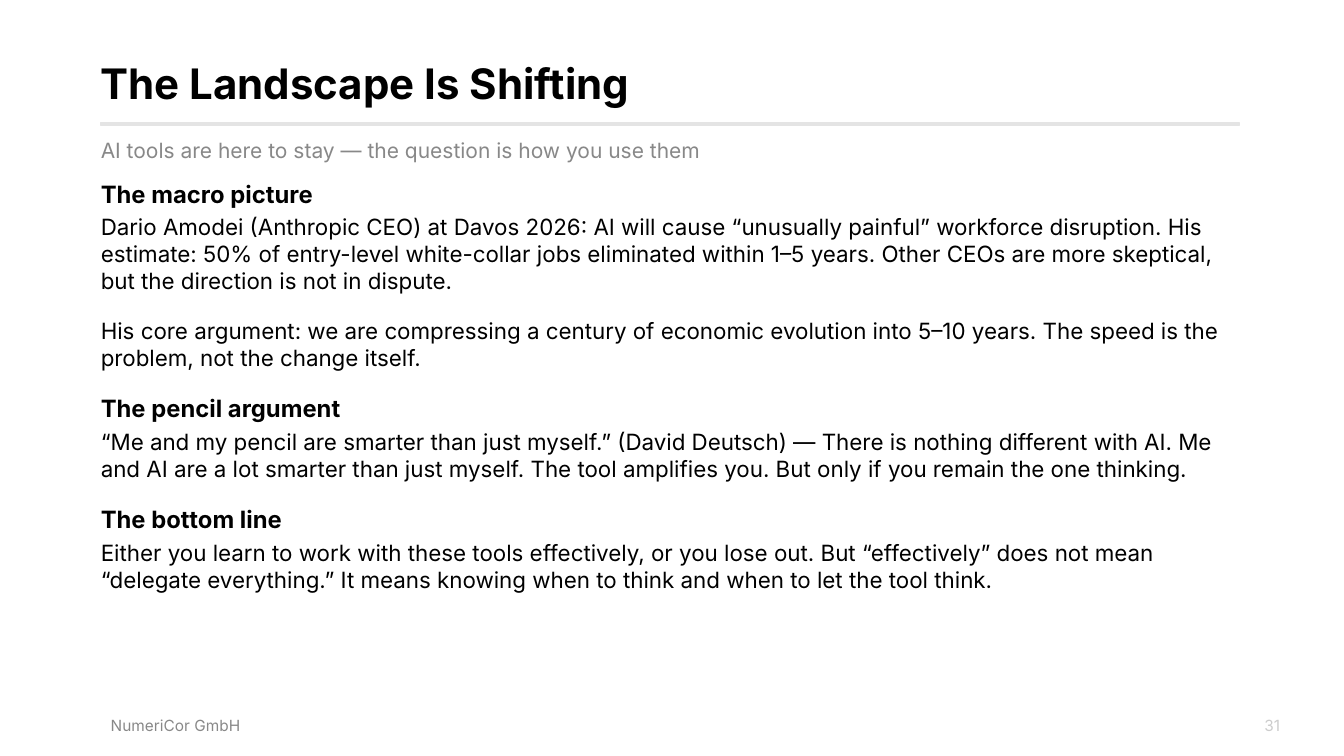
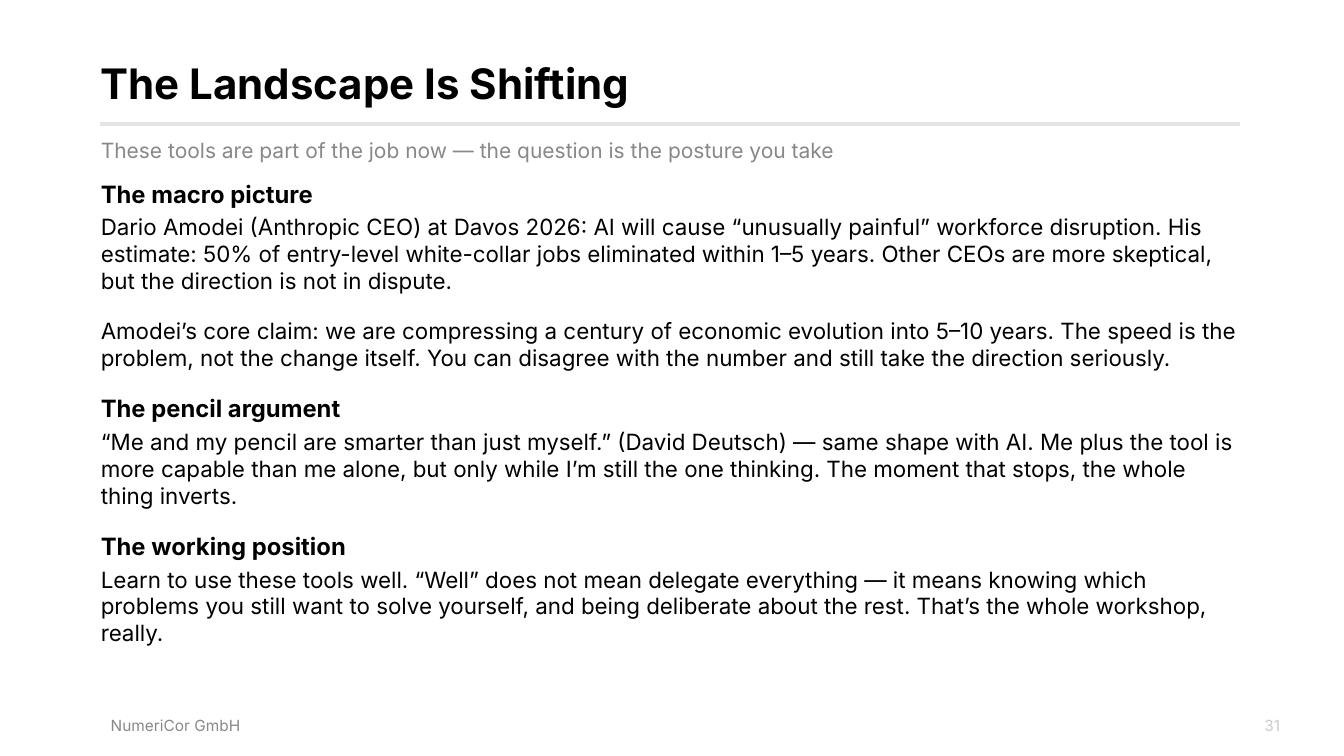
Before and after one commit to karabelaselias/claude-code-workshop-2026, a slide deck: slide 31 of claude_code_workshop_v2.pptx. Drawn at 1344x756 pixels with LibreOffice and Linux fonts; fonts in the diff are those of the drawing. Boxes give left, top, right and bottom in pixels: in the first picture for what was removed or moved away, otherwise in the second. Text is boxed around its words. In the diff, an @@ line names an element or a change of style, - is before the commit and + after.

```diff
--- a/claude_code_workshop_v2.pptx
+++ b/claude_code_workshop_v2.pptx
@@ text at (x1=101, y1=142, x2=834, y2=162): text changed @@
-AI tools are here to stay — the question is how you use them
+These tools are part of the job now — the question is the posture you take
@@ text at (x1=101, y1=322, x2=1236, y2=371): text changed @@
-His core argument: we are compressing a century of economic evolution into 5–10 years. The speed is the problem, not the change itself.
+Amodei’s core claim: we are compressing a century of economic evolution into 5–10 years. The speed is the problem, not the change itself. You can disagree with the number and still take the direction seriously.
@@ text at (x1=101, y1=431, x2=1232, y2=646): text changed @@
-“Me and my pencil are smarter than just myself.” (David Deutsch) — There is nothing different with AI. Me and AI are a lot smarter than just myself. The tool amplifies you. But only if you remain the one thinking.
-The bottom line
-Either you learn to work with these tools effectively, or you lose out. But “effectively” does not mean “delegate everything.” It means knowing when to think and when to let the tool think.
+“Me and my pencil are smarter than just myself.” (David Deutsch) — same shape with AI. Me plus the tool is more capable than me alone, but only while I’m still the one thinking. The moment that stops, the whole thing inverts.
+The working position
+Learn to use these tools well. “Well” does not mean delegate everything — it means knowing which problems you still want to solve yourself, and being deliberate about the rest. That’s the whole workshop, really.
```
Also in this commit, not shown: 2 other slides changed.
